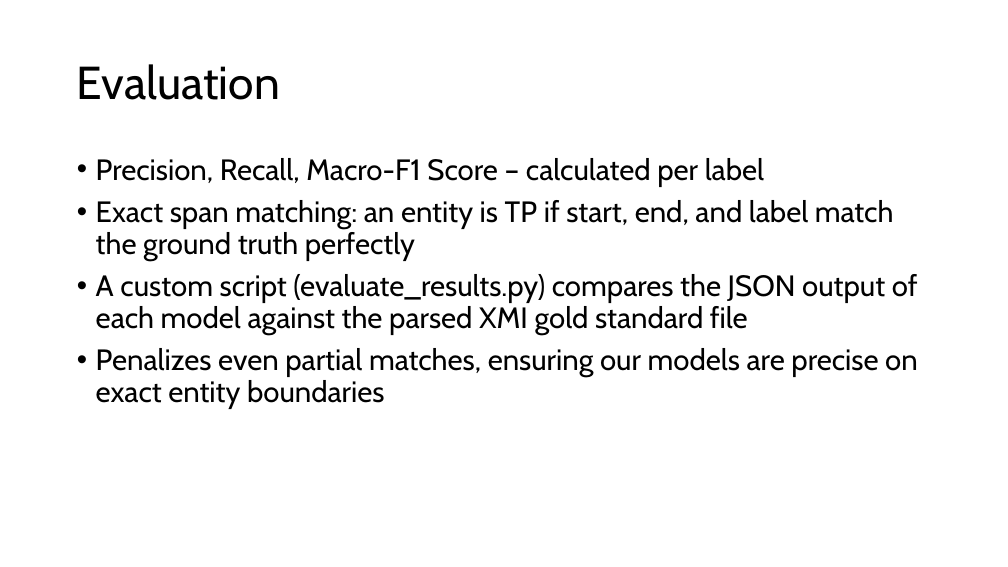
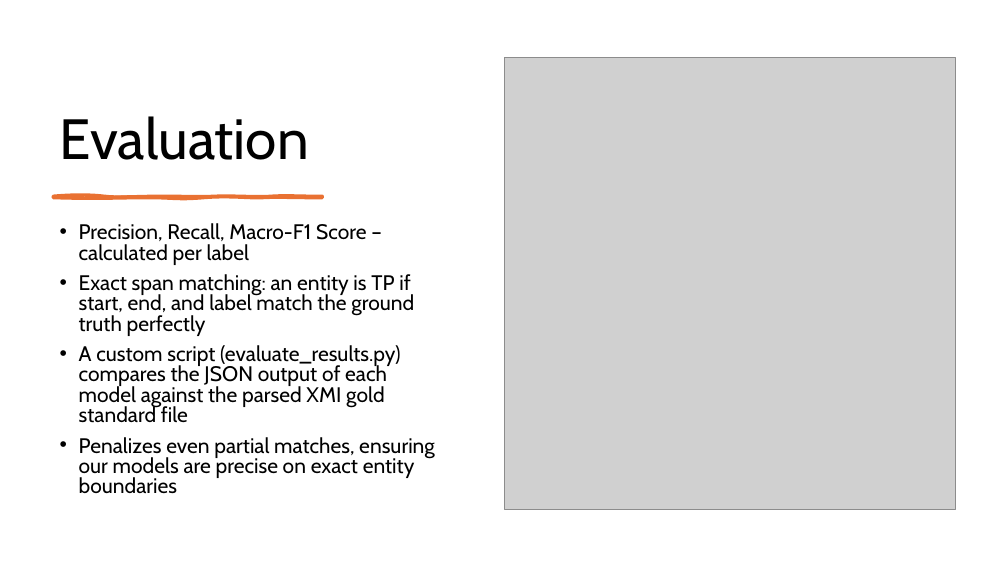
Before and after one commit to kiliankoeck/NLP, a slide deck: slide 10 of NLP-Group18.pptx (slide 9 before the commit). Drawn at 1008x567 pixels with LibreOffice and Linux fonts; fonts in the diff are those of the drawing; grey boxes stand for pictures. Boxes give left, top, right and bottom in pixels: in the first picture for what was removed or moved away, otherwise in the second. Text is boxed around its words. In the diff, an @@ line names an element or a change of style, - is before the commit and + after.

```diff
--- a/NLP-Group18.pptx
+++ b/NLP-Group18.pptx
@@ title "Evaluation": place and size @@
-title "Evaluation" at <box>77,64,280,100</box>
+title "Evaluation" at <box>60,116,309,160</box>
@@ title "Evaluation" at <box>60,116,309,160</box>: size 44 to 54 pt; vertical alignment middle to bottom @@
@@ picture added at <box>504,58,956,510</box> @@
@@ freeform shape added at <box>53,197,322,198</box>, fill #E97132, outline #E97132 3 pt @@
@@ text "Precision, Recall, Macro-F1 Score – ...": place and size @@
-text "Precision, Recall, Macro-F1 Score – ..." at <box>96,158,918,409</box>
+text "Precision, Recall, Macro-F1 Score – ..." at <box>79,223,435,494</box>
@@ text "Precision, Recall, Macro-F1 Score – ..." at <box>79,223,435,494</box>: size 28 to 20 pt; line spacing 0.9 to 0.8 @@
```
Also in this commit, not shown: 6 other slides changed, 6 slides added, 5 slides removed.
